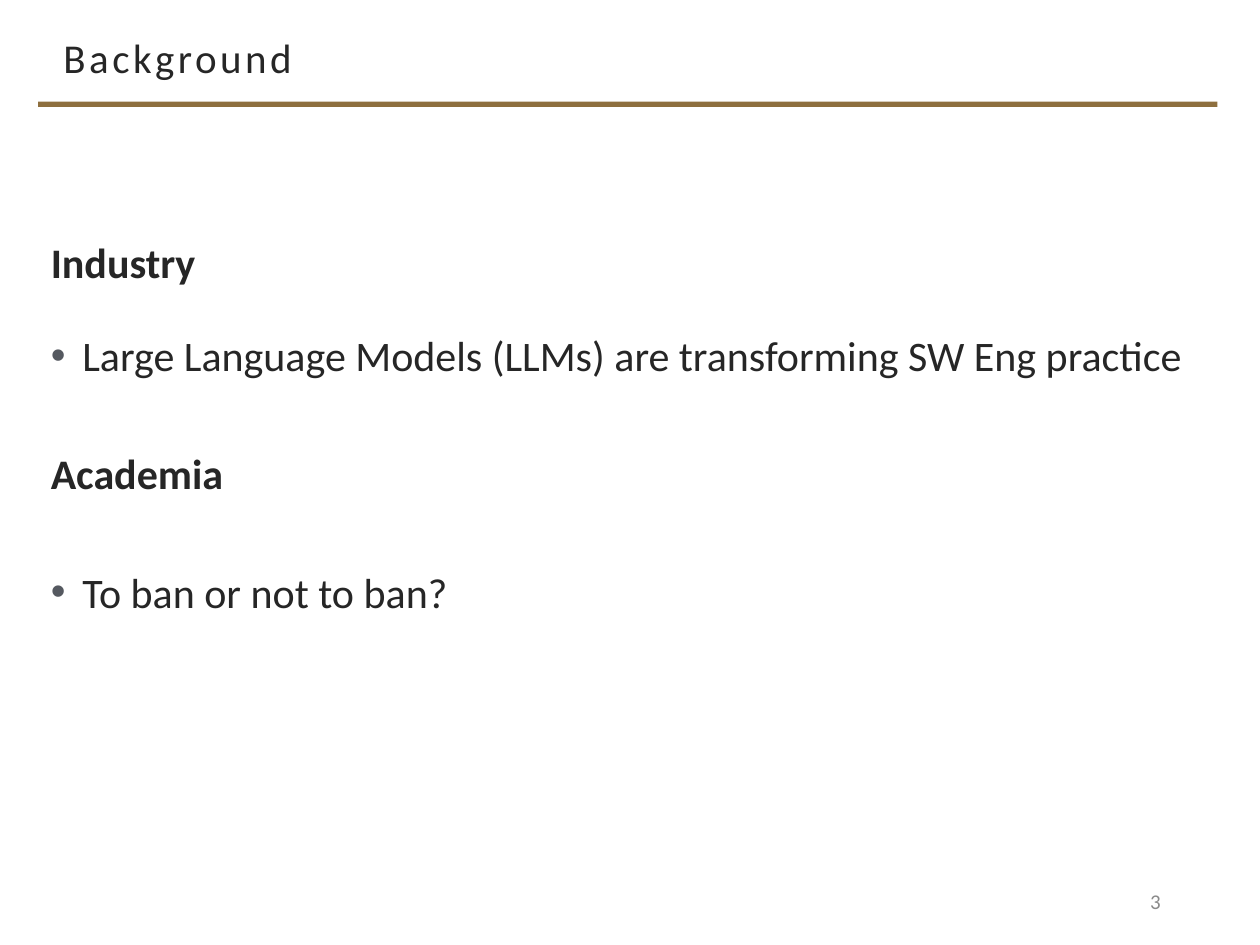
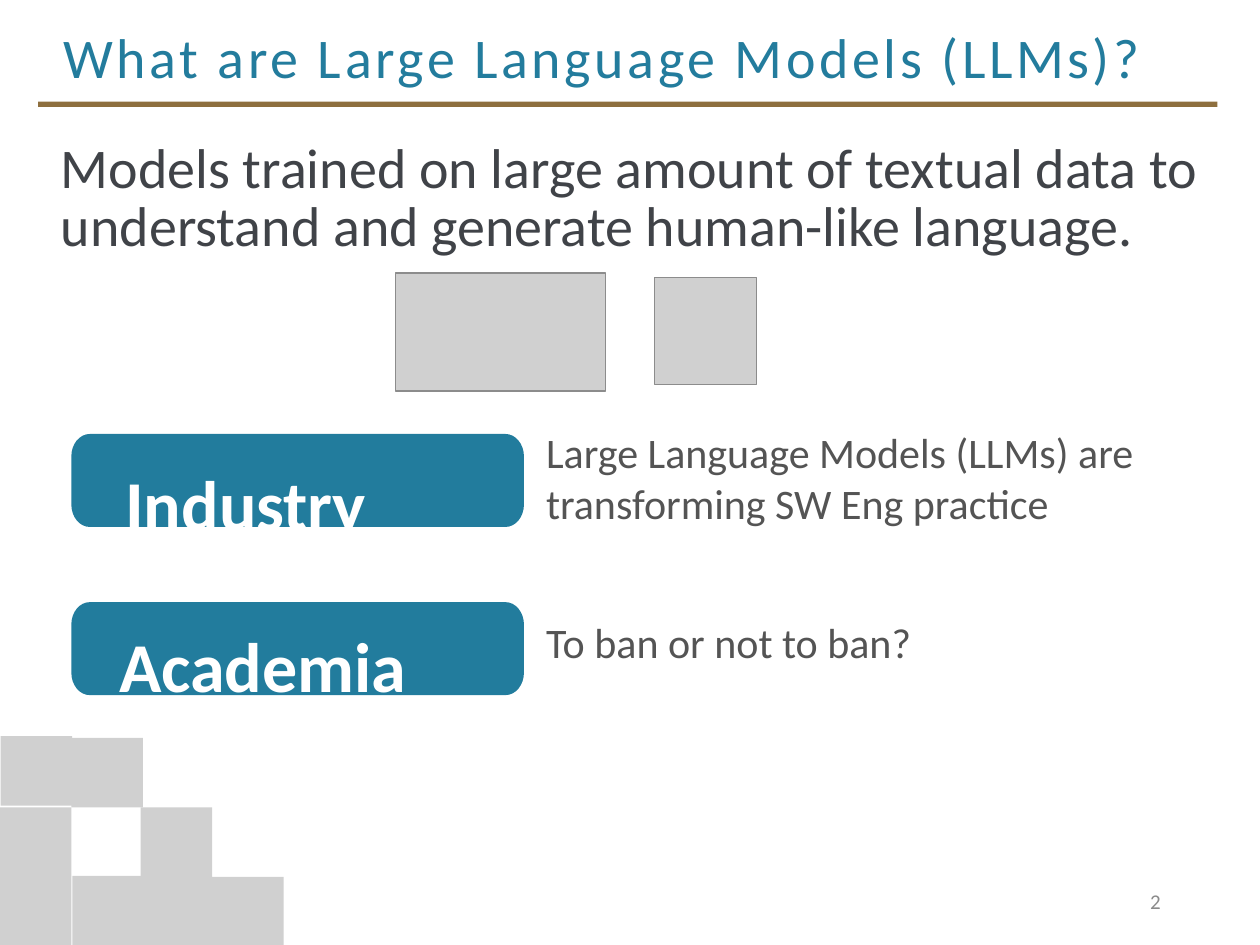
Before and after one commit to davisjam/davisjam.github.io, a slide deck: slide 2 of files/publications/TanayArinzeJoshiDavisDavis-LLMEducation-ASEE2024-slides.pptx (slide 3 before the commit). Drawn at 1260x945 pixels with LibreOffice and Linux fonts; fonts in the diff are those of the drawing; grey boxes stand for pictures; background and template pictures are left out. Boxes give left, top, right and bottom in pixels: in the first picture for what was removed or moved away, otherwise in the second. Text is boxed around its words. In the diff, an @@ line names an element or a change of style, - is before the commit and + after.

```diff
--- a/files/publications/TanayArinzeJoshiDavisDavis-LLMEducation-ASEE2024-slides.pptx
+++ b/files/publications/TanayArinzeJoshiDavisDavis-LLMEducation-ASEE2024-slides.pptx
@@ title at [63, 37, 1140, 88]: text changed; size 23.4 to 32 pt; text colour #262626 to #237C9D @@
-Background
+What are Large Language Models (LLMs)?
@@ text added at [61, 149, 1197, 256], 32 pt, text #404348 @@
+Models trained on large amount of textual data to understand and generate human-like language.
@@ text removed at [51, 248, 1182, 609] @@
-Industry
-• Large Language Models (LLMs) are transforming SW Eng practice
-Academia
-• To ban or not to ban?
@@ picture added at [396, 273, 605, 392] @@
@@ picture added at [655, 277, 757, 384] @@
@@ freeform shape added at [72, 433, 524, 527], fill #227C9D @@
@@ text added at [546, 437, 1133, 526], 24 pt, text #545454 @@
+Large Language Models (LLMs) are transforming SW Eng practice
@@ text added at [125, 472, 366, 547], 40 pt, text #FFFFFF, bold @@
+Industry
@@ freeform shape added at [72, 602, 524, 696], fill #227C9D @@
@@ text added at [546, 629, 911, 659], 24 pt, text #545454 @@
+To ban or not to ban?
@@ text added at [119, 643, 406, 709], 40 pt, text #FFFFFF, bold @@
+Academia
@@ group added at [0, 736, 284, 945]: 8 pictures @@
@@ page number at [1150, 895, 1161, 909]: text changed @@
-3
+2
```
Also in this commit, not shown: 4 other slides changed, 15 slides added, 10 slides removed.
